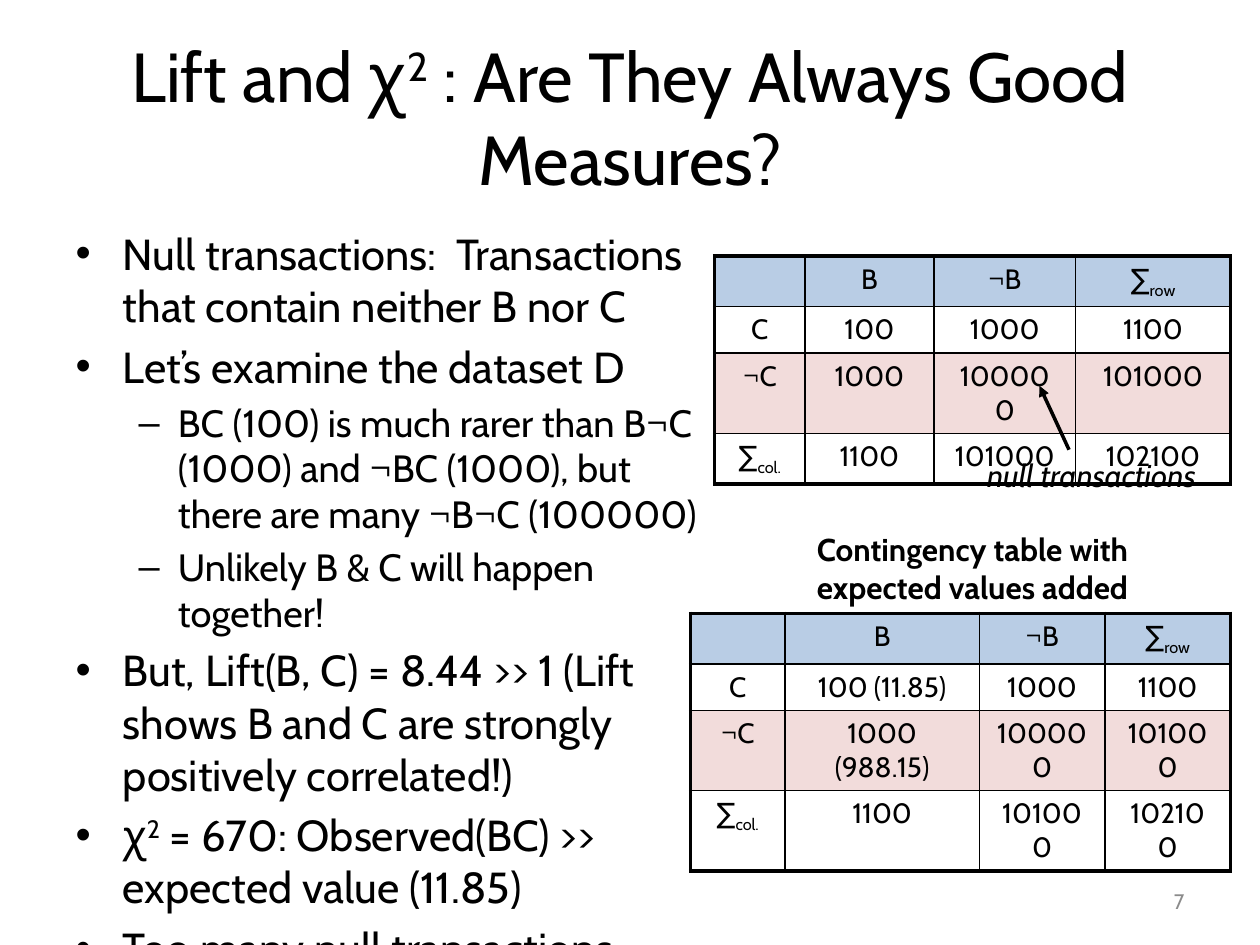
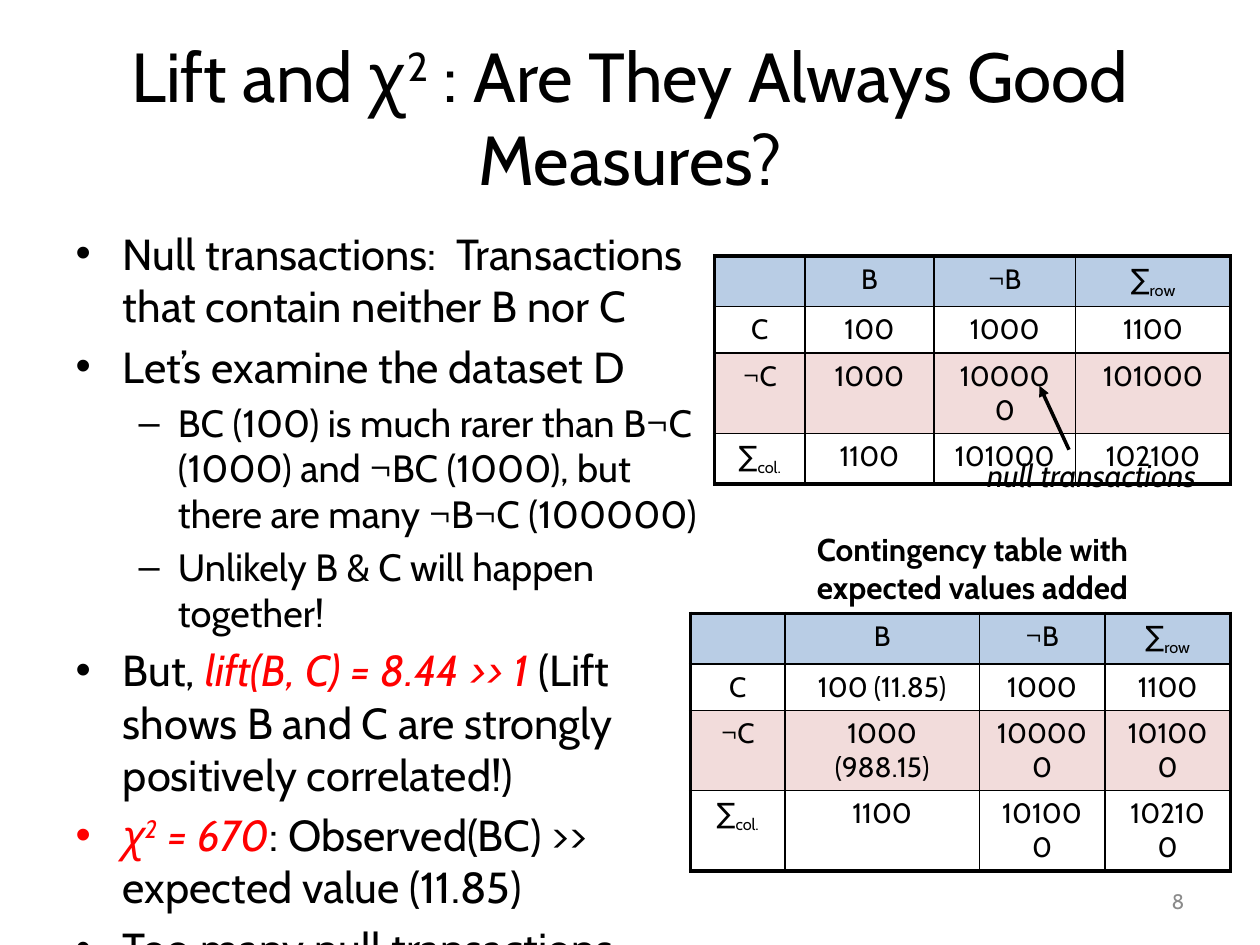
Before and after one commit to mjiang89/mjiang89.github.io, a slide deck: slide 8 of teaching/CSEx0647Fall17-11-PatternEvaluation.pptx (slide 7 before the commit). Drawn at 1260x945 pixels with LibreOffice and Linux fonts; fonts in the diff are those of the drawing. Boxes give left, top, right and bottom in pixels: in the first picture for what was removed or moved away, otherwise in the second. Text is boxed around its words. In the diff, an @@ line names an element or a change of style, - is before the commit and + after.

```diff
--- a/teaching/CSEx0647Fall17-11-PatternEvaluation.pptx
+++ b/teaching/CSEx0647Fall17-11-PatternEvaluation.pptx
@@ text at [123, 653, 613, 801]: text changed @@
-• But, Lift(B, C) = 8.44 >> 1 (Lift shows B and C are strongly positively correlated!)
+• But, lift(B, C) = 8.44 >> 1 (Lift shows B and C are strongly positively correlated!)
@@ text at [123, 818, 542, 914]: text colour #000000 to #FF0000, italic on in "χ2 = 670:" @@
@@ page number at [1172, 894, 1185, 909]: text changed @@
-7
+8
```
Also in this commit, not shown: 6 other slides changed, 2 slides added, 2 other files.
